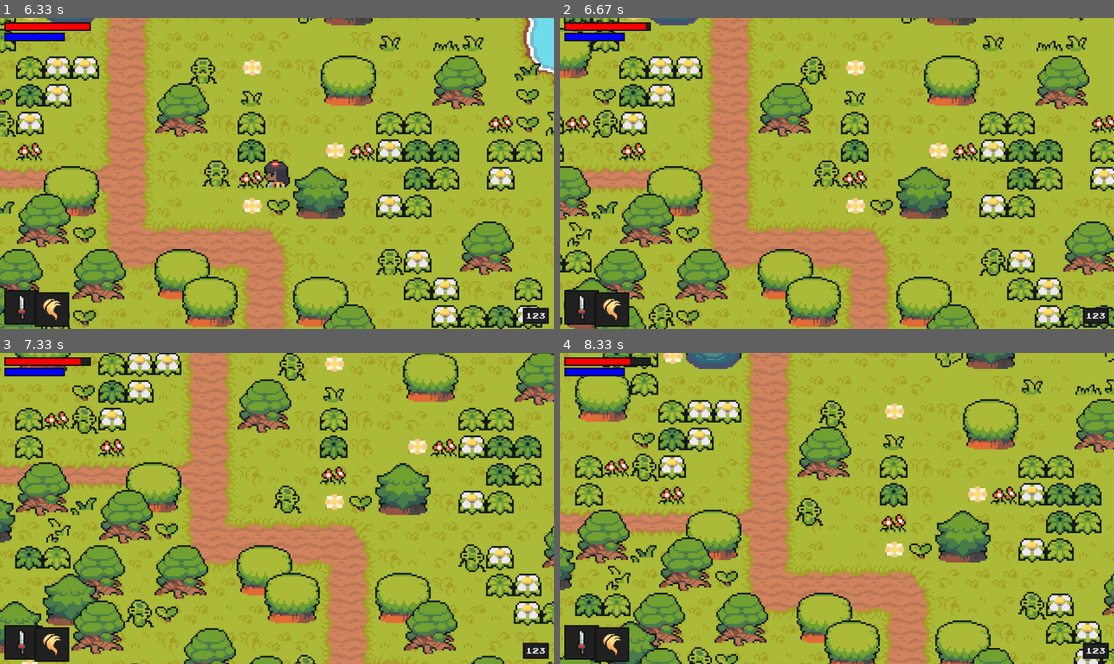
Above: before the commit, frames 1-4 (two rows, left to right).
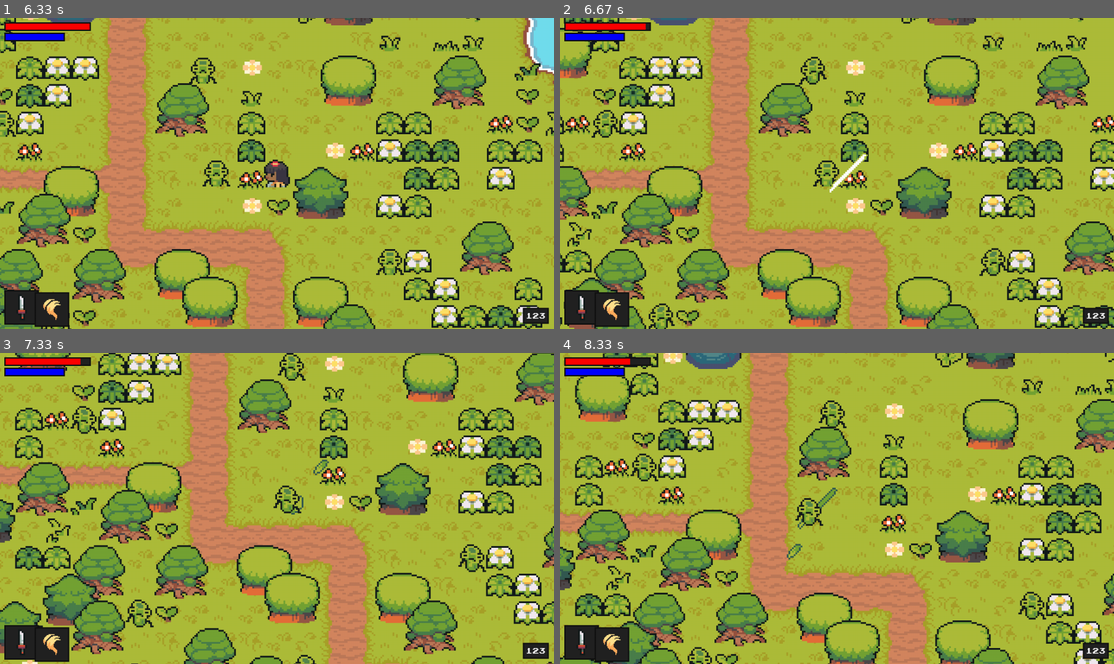
Above: after the commit, the same moments.

Repository: iainemslie/ClearCodeZeldaPyGame
Game: pygame game, started from code/main.py
Same seed, same stepped clock (60 frames per second), same inputs: the game is played once before the commit and once after it.
Inputs:
- Up to frame 1 (6.33 s): hold Right 0.33-0.8 s; hold Up 0.83-1.13 s; hold Right 1.17-1.63 s; hold Left 1.67-2.2 s; hold Down 2.23-2.53 s; hold Left 2.57-2.97 s; hold Up 3-3.37 s; hold Right 3.4-4.03 s; hold Down 4.07-4.43 s; hold Left 4.47-4.93 s; hold Right 4.97-5.43 s; hold Up 5.47-5.77 s; hold Right 5.8-6.27 s; hold Left from 6.3 s (still down)
- Up to frame 2 (6.67 s): keep holding Left
- Up to frame 3 (7.33 s): release Left at 6.83 s; hold Down 6.87-7.17 s; hold Left from 7.2 s (still down)
- Up to frame 4 (8.33 s): release Left at 7.6 s; hold Up 7.63-8 s; hold Right from 8.03 s (still down)

Frame 1 is identical in both runs. In frame 2, 0.2% of the frame differs, in the area x 48-56%, y 43-57%; in frame 3, 0.1%; in frame 4, 0.2%, in the area x 40-51%, y 43-67%.

Commit message:
add particles on enemy death

Diff:
--- a/code/enemy.py
+++ b/code/enemy.py
@@ -5,7 +5,7 @@
 
 
 class Enemy(Entity):
-    def __init__(self, monster_name, pos, groups, obstacle_sprites, damage_player):
+    def __init__(self, monster_name, pos, groups, obstacle_sprites, damage_player, trigger_death_particles):
 
         # general setup
         super().__init__(groups)
@@ -38,6 +38,7 @@
         self.attack_time = None
         self.attack_cooldown = 400
         self.damage_player = damage_player
+        self.trigger_death_particles = trigger_death_particles
 
         # invincibility timer
         self.vulnerable = True
@@ -124,6 +125,7 @@
     def check_death(self):
         if self.health <= 0:
             self.kill()
+            self.trigger_death_particles(self.rect.center, self.monster_name)
 
     def hit_reaction(self):
         if not self.vulnerable:
--- a/code/level.py
+++ b/code/level.py
@@ -92,7 +92,8 @@
                                       (self.visible_sprites,
                                        self.attackable_sprites),
                                       self.obstacle_sprites,
-                                      self.damage_player)
+                                      self.damage_player,
+                                      self.trigger_death_particles)
 
     def create_attack(self):
         self.current_attack = Weapon(
@@ -131,7 +132,12 @@
             self.player.health -= amount
             self.player.vulnerable = False
             self.player.hurt_time = pygame.time.get_ticks()
-            # spawn particles
+            self.animation_player.create_particles(
+                attack_type, self.player.rect.center, self.visible_sprites)
+
+    def trigger_death_particles(self, pos, particle_type):
+        self.animation_player.create_particles(
+            particle_type, pos, self.visible_sprites)
 
     def run(self):
         # update and draw the game
--- a/code/particles.py
+++ b/code/particles.py
@@ -59,6 +59,10 @@
         animation_frames = choice(self.frames['leaf'])
         ParticleEffect(pos, animation_frames, groups)
 
+    def create_particles(self, animation_type, pos, groups):
+        animation_frames = self.frames[animation_type]
+        ParticleEffect(pos, animation_frames, groups)
+
 
 class ParticleEffect(pygame.sprite.Sprite):
     def __init__(self, pos, animation_frames, groups):
